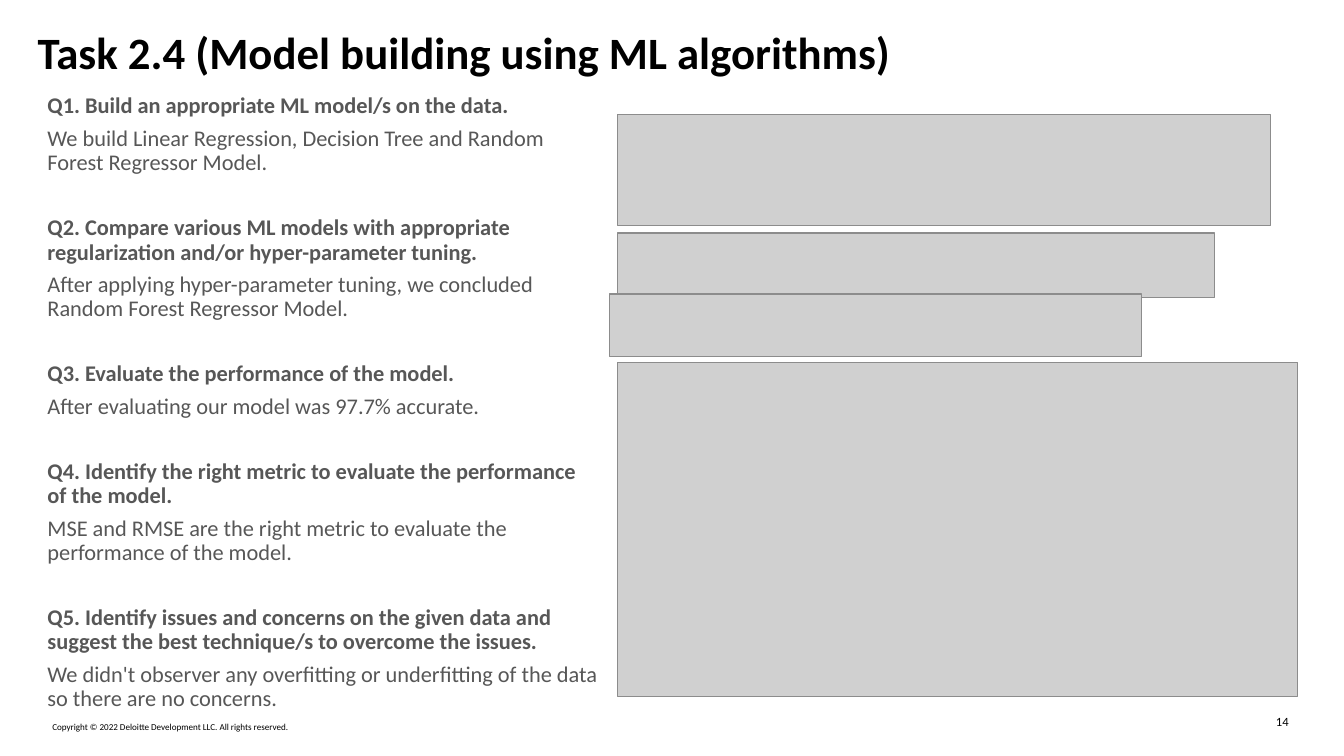
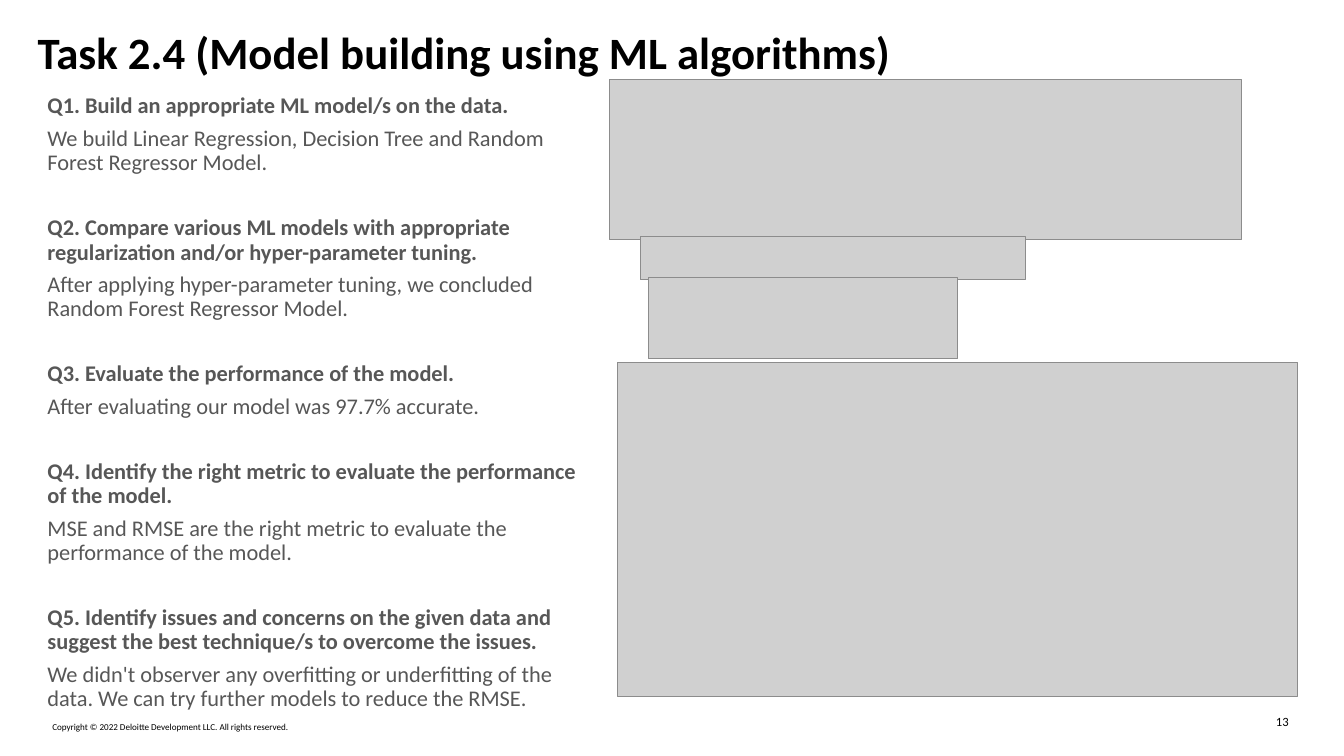
Before and after one commit to hiteshgulati/deloitte_capstone_group, a slide deck: slide 13 of Used Car Data/Capstone_Project_CheckPoint_2.pptx (slide 14 before the commit). Drawn at 1344x756 pixels with LibreOffice and Linux fonts; fonts in the diff are those of the drawing; grey boxes stand for pictures. Boxes give left, top, right and bottom in pixels: in the first picture for what was removed or moved away, otherwise in the second. Text is boxed around its words. In the diff, an @@ line names an element or a change of style, - is before the commit and + after.

```diff
--- a/Used Car Data/Capstone_Project_CheckPoint_2.pptx
+++ b/Used Car Data/Capstone_Project_CheckPoint_2.pptx
@@ picture resized from (x1=618, y1=115, x2=1270, y2=226) to (x1=609, y1=80, x2=1241, y2=240) @@
@@ picture removed at (x1=618, y1=233, x2=1215, y2=297) @@
@@ picture added at (x1=640, y1=237, x2=1025, y2=280) @@
@@ picture removed at (x1=609, y1=294, x2=1141, y2=357) @@
@@ picture added at (x1=648, y1=278, x2=958, y2=359) @@
@@ text at (x1=47, y1=666, x2=552, y2=710): text changed @@
-We didn't observer any overfitting or underfitting of the data so there are no concerns.
+We didn't observer any overfitting or underfitting of the data. We can try further models to reduce the RMSE.
@@ page number at (x1=1276, y1=718, x2=1289, y2=726): text changed @@
-14
+13
```
Also in this commit, not shown: 3 other slides changed, 1 slide added, 1 slide removed, 16 other files.
